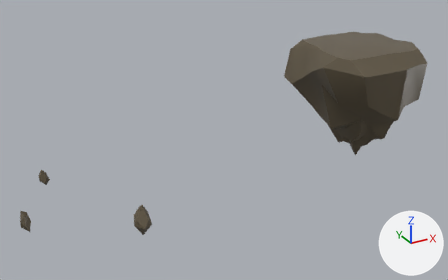
Before and after pictures for a commit that changed the FBX model Assets/Models/Test/Rock Island/Rock island.fbx.
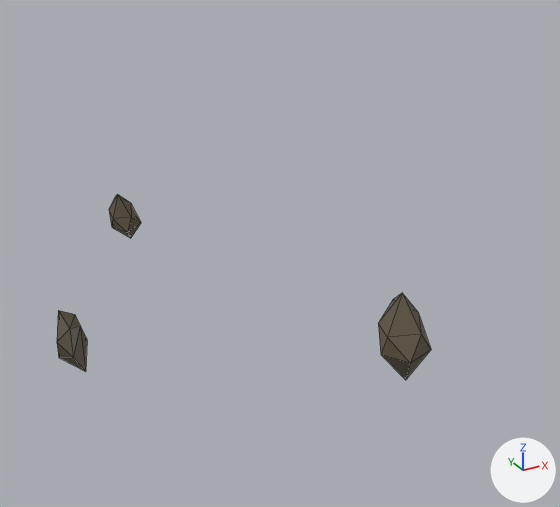
There are two pictures of each version: one whole from a camera (50 mm lens) standing at (-15.31, -9.92, 4.45) and looking at (-9.76, 0.17, -0.6), one close up on the part from 0% to 44% of the width and 36% to 100% of the height. Every picture has the same lights, and +X, +Y and +Z are marked at lower right. The close-ups show mesh edges as thin lines. Where no turn or scale is listed for an object, it has been applied to the vertices.
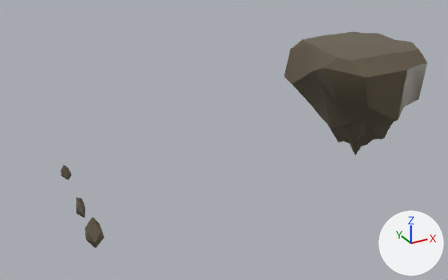
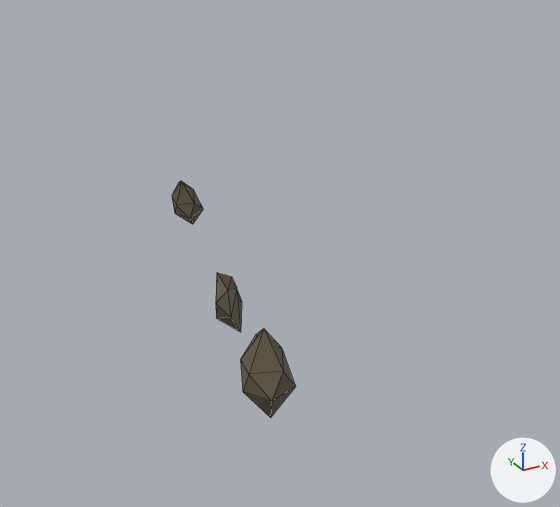
Boxes [x1, y1, x2, y2] around the edits, measured in the close-ups (560 x 507 px):
'Icosphere.002', moved: before [378, 293, 431, 380]; after [240, 329, 296, 418]
'Icosphere.003', moved: before [57, 310, 87, 372]; after [216, 273, 242, 332]
'Icosphere.004', moved: before [109, 195, 141, 238]; after [172, 181, 203, 224]

Diff of the bpy script that builds the scene:
```diff
--- a/Assets/Models/Test/Rock Island/Rock island.fbx.py
+++ b/Assets/Models/Test/Rock Island/Rock island.fbx.py
@@ me_icosphere_003 @@
 me_icosphere_003.from_pydata(...)  # 12 vertices, 20 faces; spans x 0.755..1.06, y -0.838..-0.494, z -1.734..-1.092
 # used by ob_icosphere_002; location = (-12.82, 0.0, 0.0)
+# me_icosphere_003 part 2: the whole mesh is moved by (-0.905, 0.651, 1.382)
 me_icosphere_003.materials.append(mat_material_004)
@@ me_icosphere_005 @@
 me_icosphere_005.from_pydata(...)  # 12 vertices, 20 faces; spans x -0.502..-0.321, y 0.836..1.049, z -1.125..-0.747
 # used by ob_icosphere_004; location = (-12.82, 0.0, 0.0)
+# me_icosphere_005 part 3: the whole mesh is moved by (0.424, -0.943, 0.919)
 me_icosphere_005.materials.append(mat_material_004)
@@ me_icosphere_004 @@
 me_icosphere_004.from_pydata(...)  # 12 vertices, 20 faces; spans x -1.09..-0.897, y -0.028..0.171, z -1.498..-1.05
 # used by ob_icosphere_003; location = (-12.82, 0.0, 0.0)
+# me_icosphere_004 part 1: the whole mesh is moved by (0.998, -0.085, 1.254)
 me_icosphere_004.materials.append(mat_material_004)
@@ ob_icosphere_002 @@
 ob_icosphere_002 = bpy.data.objects.new('Icosphere.002', me_icosphere_003)
-ob_icosphere_002.location = (-12.82, 0.0, 0.0)
+ob_icosphere_002.location = (-12.82, -0.651, -1.382)
@@ ob_icosphere_004 @@
 ob_icosphere_004 = bpy.data.objects.new('Icosphere.004', me_icosphere_005)
-ob_icosphere_004.location = (-12.82, 0.0, 0.0)
+ob_icosphere_004.location = (-12.82, 0.943, -0.919)
@@ ob_icosphere_003 @@
 ob_icosphere_003 = bpy.data.objects.new('Icosphere.003', me_icosphere_004)
-ob_icosphere_003.location = (-12.82, 0.0, 0.0)
+ob_icosphere_003.location = (-12.82, 0.085, -1.254)
```
